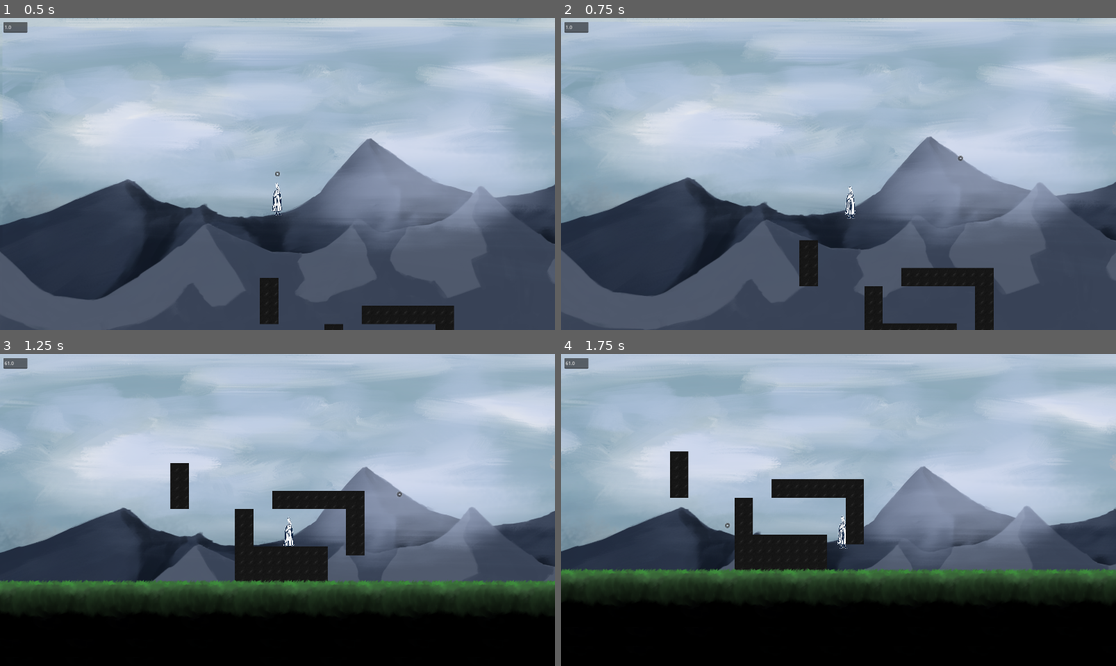
Above: before the commit, frames 1-4 (two rows, left to right).
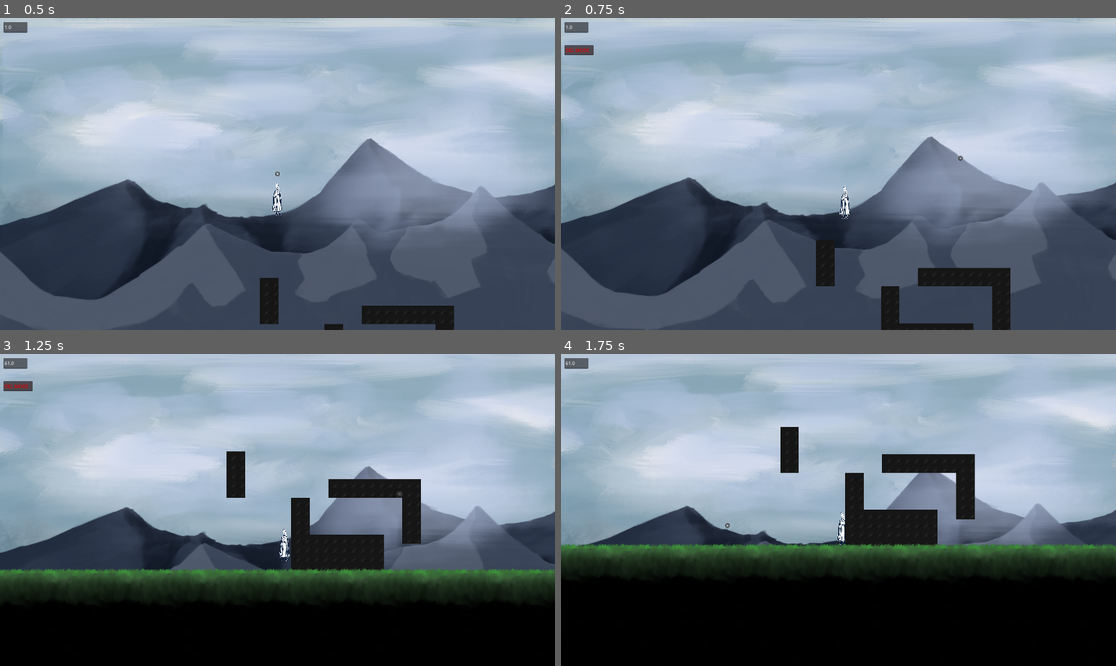
Above: after the commit, the same moments.

Repository: lotseven/wacoWorld
Game: Godot game, scene res://testingScenes/gunTest.tscn
Same seed, same stepped clock (60 frames per second), same inputs: the game is played once before the commit and once after it. The project has no main scene, so this scene is started directly.
Inputs (mouse positions are in pixels of both pictures, inside the frame that each line leads up to):
- Up to frame 1 (0.5 s): no input
- Up to frame 2 (0.75 s): move the mouse to (960, 158) at 0.52 s; hold D (right) from 0.53 s (still down); hold Q (recall, bound only after the commit) from 0.53 s (still down); click (960, 158) at 0.67 s
- Up to frame 3 (1.25 s): keep holding D (right); keep holding Q (recall, bound only after the commit); tap W (jump) at 0.77 s
- Up to frame 4 (1.75 s): keep holding D (right); move the mouse to (727, 525) at 1.27 s; release Q (recall, bound only after the commit) at 1.28 s; tap Q (recall, bound only after the commit) at 1.35 s; tap W (jump) at 1.52 s

Frame 1 is identical in both runs. In frame 2, 3.6% of the frame differs, in the area x 0-100%, y 8-100%; in frame 3, 17%; in frame 4, 23%, in the area x 0-100%, y 7-80%.

Commit message:
further polish & sounds

Diff:
--- /dev/null
+++ b/global/FxManager.gd
@@ -0,0 +1,60 @@
+extends Node
+
+@export var numPlayers := 16
+@export var bus := "Master"
+
+var available: Array[AudioStreamPlayer] = []
+var queue: Array[String] = []
+
+# To manage looped SFX
+var loopingPlayers := {}  # Dictionary: name -> AudioStreamPlayer
+
+
+func _ready():
+	for i in numPlayers:
+		var player = AudioStreamPlayer.new()
+		player.bus = bus
+		add_child(player)
+		player.finished.connect(onStreamFinished.bind(player))
+		available.append(player)
+
+
+func onStreamFinished(player):
+	if player not in loopingPlayers.values():
+		available.append(player)
+
+
+# Basic pooled playback (non-looping SFX)
+func playFx(sound_path: String):
+	queue.append(sound_path)
+
+
+func _process(_delta):
+	if queue and available:
+		var player = available.pop_front()
+		player.stream = load(queue.pop_front())
+		#player.looping = false
+		player.play()
+
+
+# Start a named looping sound
+func startLoopedFx(name: String, sound_path: String):
+	if loopingPlayers.has(name):
+		return  # Already playing
+
+	var player := AudioStreamPlayer.new()
+	player.stream = load(sound_path)
+	#player.loop = false
+	player.bus = bus
+	add_child(player)
+	loopingPlayers[name] = player
+	player.play()
+
+
+# Stop a named looping sound
+func stopLoopedFx(name: String):
+	if loopingPlayers.has(name):
+		var player = loopingPlayers.get(name)
+		player.stop()
+		player.queue_free()
+		loopingPlayers.erase(name)
--- a/global/signalBus.gd
+++ b/global/signalBus.gd
@@ -1,5 +1,6 @@
 extends Node
 
-signal updateAimArrowVisibility(visible) # from magGun to ui
+signal updateAimArrowVisibility(visible) # from magMangager to ui
 signal createMagnet(object, position, angle) # from magnetProjectile to magGun
 signal magnetButtonClick(magnet) # from magnet to magManager
+signal switchToRecall(visible) # from magManager to ui
--- a/global/ui.gd
+++ b/global/ui.gd
@@ -9,12 +9,14 @@
 	player = get_tree().get_first_node_in_group("player")
 	aimArrow = get_node("aimArrow")
 	SignalBus.connect("updateAimArrowVisibility", Callable(self, "setAimArrowVisibility"))
-
+	SignalBus.connect("switchToRecall", Callable(self, "enterRecallMode"))
 
 func setAimArrowVisibility(x): # disabled
-	pass
 	$aimModeIndic.visible = x
-	#aimArrow.visible = x
+
+func enterRecallMode(x):
+	$delModeIndic.visible = x
+
 
 
 func _process(delta: float) -> void:
--- a/global/ui.tscn
+++ b/global/ui.tscn
@@ -28,3 +28,11 @@
 offset_right = 113.0
 offset_bottom = 91.0
 text = "AIM MODE"
+
+[node name="delModeIndic" type="TextEdit" parent="."]
+modulate = Color(1, 0, 0, 1)
+offset_left = 12.0
+offset_top = 94.0
+offset_right = 113.0
+offset_bottom = 129.0
+text = "DEL MODE"
--- a/player/magnetMechanics/magManager.gd
+++ b/player/magnetMechanics/magManager.gd
@@ -15,16 +15,20 @@
 @export var magnet: PackedScene
 var player
 signal magChange # calls a function in player to update magnet list and handle movement
+var magClickMode = 'activating' # choose whether to be activating, recalling, grouping mags
+
+var createDeleteSFX = "res://sounds/playerSfx/button-202966.mp3"
+var groupingSFX = "res://sounds/playerSfx/button-4-214382.mp3"
 
 func _ready() -> void:
-
 	SignalBus.connect("createMagnet", Callable(self, "handleMagnetCreation")) # connection ...
-	SignalBus.connect("magnetButtonClick", Callable(self, "handlePlayerMagnets")) # connection ...
+	SignalBus.connect("magnetButtonClick", Callable(self, "handleMagClicks")) # connection ...
 
 	player = get_tree().get_first_node_in_group("player") # player noad !!
 	projContainer = $projContainer # self explanatory
 	magContainer = $magContainer
 	SignalBus.emit_signal("updateAimArrowVisibility", false)
+	SignalBus.emit_signal("switchToRecall", false)
 	# YOU CAN ALSO DO Pointer.isLeftHeld & Pointer.isRightHeld for mouse ins
 
 	maxMags = player.maxMags # gets max magnet count
@@ -34,6 +38,7 @@
 	pointerCoords = Pointer.position
 	pointerVec = (pointerCoords - global_position).normalized()
 	pointerAngle = rad_to_deg(atan2(pointerVec[1], pointerVec[0])) + 180
+	handleMagnetRecalls()
 
 func manageAimingMode(delta: float) -> void: # goes in and out of aiming mode
 	if Pointer.isRightHeld: # waits for half a second of holding before entering aim mode
@@ -67,14 +72,34 @@
 	newMagnet.pos = pos
 	newMagnet.angle = angle
 	magContainer.add_child(newMagnet)
+	FxManager.playFx(createDeleteSFX)
 
-func handlePlayerMagnets(magnet):
-	if movementMags.has(magnet):
-		movementMags.erase(magnet)
-		print("magnet removed")
-		magnet.grouped = false
+func handleMagClicks(magnet):
+	match magClickMode:
+		'activating': # IF YOUR CLICK IS IN ACTIVATION MODE
+			if movementMags.has(magnet):
+				movementMags.erase(magnet)
+				print("magnet removed")
+				magnet.grouped = false
+			else:
+				movementMags.append(magnet)
+				print("magnet added")
+				magnet.grouped = true
+			magChange.emit()
+			FxManager.playFx(groupingSFX)
+
+
+		'recalling': # IF YOUR CLICK IS IN DELETION MODE
+			movementMags.erase(magnet)
+			magnet.queue_free()
+			FxManager.playFx(createDeleteSFX)
+
+func handleMagnetRecalls(): # DETECTS ENTERING & EXITING RECALL MODE
+	if Input.is_action_pressed("recall"):
+		if magClickMode != 'recalling':
+			magClickMode = 'recalling'
+			SignalBus.emit_signal("switchToRecall", true)
 	else:
-		movementMags.append(magnet)
-		print("magnet added")
-		magnet.grouped = true
-	magChange.emit()
+		if magClickMode == 'recalling':
+			magClickMode = 'activating'
+			SignalBus.emit_signal("switchToRecall", false)
--- a/player/magnetMechanics/magnet.gd
+++ b/player/magnetMechanics/magnet.gd
@@ -3,15 +3,19 @@
 var pos
 var grouped = false
 var glow
+var player
+
 func _ready():
+	player = get_tree().get_first_node_in_group("player")
 	rotation_degrees = angle
 	position = pos
 	glow = $glow
 	glow.visible = false
 
 func buttonPressed() -> void:
+	#if player.clickMode == 'activate':
 	if !grouped: # if the magnet is being joined into the group, make the thing visible
 		glow.visible = true
 	else:
 		glow.visible = false
-	SignalBus.emit_signal("magnetButtonClick", self)
+	SignalBus.emit_signal("magnetButtonClick", self) # to magManager
--- a/player/player.gd
+++ b/player/player.gd
@@ -1,6 +1,6 @@
 extends CharacterBody2D
 
-const SPEED := 35000.0
+const SPEED := 12000.0
 const JUMP_FORCE := -200.0
 const GRAVITY := 900.0
 var camOffset = 150
@@ -11,6 +11,7 @@
 var activeMagnetList
 var magAcc = 3
 var maxMags = 3
+var footstepSound = "res://sounds/playerSfx/steps.mp3"
 
 func _ready() -> void:
 	$magManager.connect("magChange", Callable(self, "updateMagMovement"))
@@ -31,12 +32,18 @@
 func groundedMovement(delta):
 	velocity.y += GRAVITY * delta
 	var input_direction := 0.0
-	if Input.is_action_pressed("left"):
-		input_direction -= 1.0
-	if Input.is_action_pressed("right"):
-		input_direction += 1.0
+
+	if Input.is_action_pressed("left") or Input.is_action_pressed("right"): # both moving and sound handling
+		if Input.is_action_pressed("left"): # stupid idiot checking again 😂 bruh really wants to know
+			input_direction -= 1.0
+		elif Input.is_action_pressed("right"):
+			input_direction += 1.0
+		if is_on_floor(): FxManager.startLoopedFx('steps', footstepSound)
+		else: FxManager.stopLoopedFx('steps')
+	else: FxManager.stopLoopedFx('steps')
 
 	velocity.x = input_direction * SPEED * delta
+
 	move_and_slide()
 
 	if input_direction != 0:
@@ -68,7 +75,7 @@
 		return Vector2.ZERO
 	return sum / count
 
-# Toggle hitboxes
+# toggle hitboxes
 func switch_to_grounded():
 	groundHitbox.disabled = false
 	magHitbox.disabled = true
--- a/project.godot
+++ b/project.godot
@@ -17,6 +17,7 @@
 
 Pointer="*res://global/pointer.gd"
 SignalBus="*res://global/signalBus.gd"
+FxManager="*res://global/FxManager.gd"
 
 [display]
 
@@ -49,6 +50,11 @@
 , Object(InputEventKey,"resource_local_to_scene":false,"resource_name":"","device":-1,"window_id":0,"alt_pressed":false …(186 unchanged characters)…
 , null]
 }
+recall={
+"deadzone": 0.2,
+"events": [Object(InputEventKey,"resource_local_to_scene":false,"resource_name":"","device":-1,"window_id":0,"alt_pressed":false,"shift_pressed":false,"ctrl_pressed":false,"meta_pressed":false,"pressed":false,"keycode":0,"physical_keycode":81,"key_label":0,"unicode":113,"location":0,"echo":false,"script":null)
+]
+}
 
 [layer_names]
 
Not shown, added: global/FxManager.gd.uid
Not shown, added: sounds/playerSfx/button-202966.mp3.import
Not shown, added: sounds/playerSfx/button-4-214382.mp3.import
Not shown, added: sounds/playerSfx/steps.mp3.import
Not shown, added: sounds/playerSfx/button-202966.mp3
Not shown, added: sounds/playerSfx/button-4-214382.mp3
Not shown, added: sounds/playerSfx/steps.mp3
